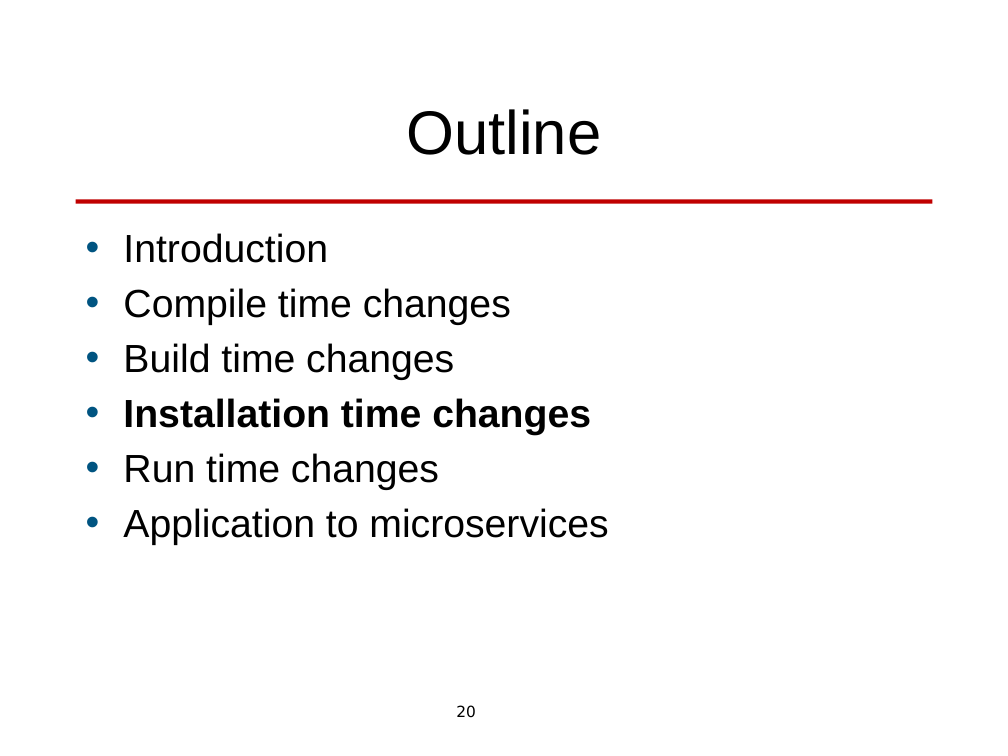
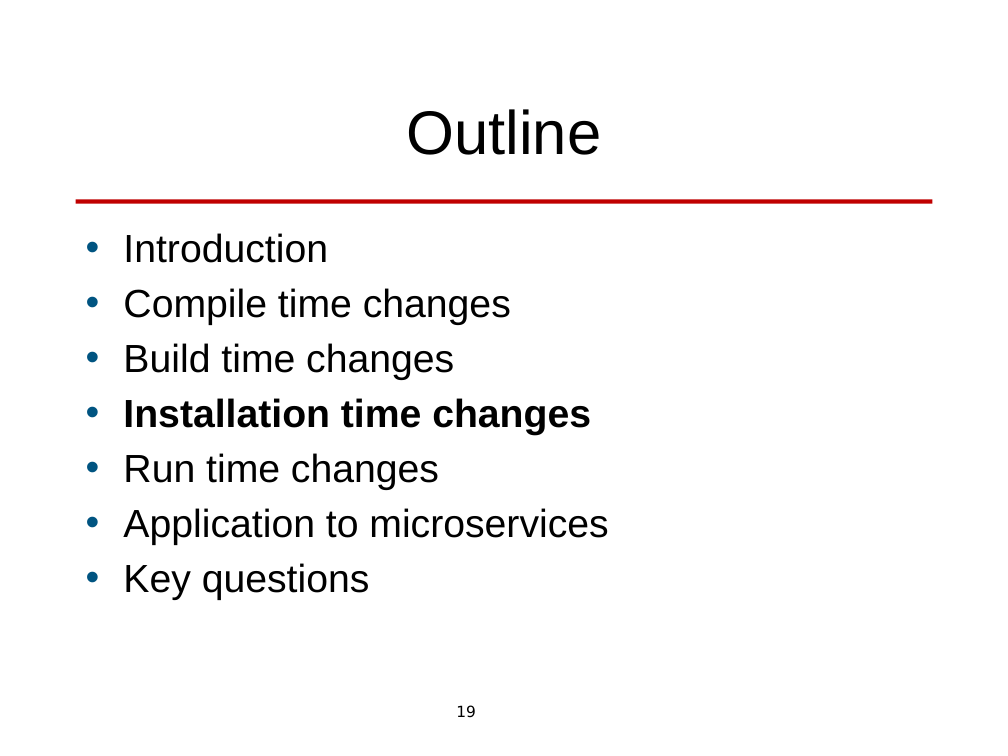
Before and after one commit to len-bass/architecture-design, a slide deck: slide 19 of modifiaibility.pptx (slide 20 before the commit). Drawn at 1008x756 pixels with LibreOffice and Linux fonts; fonts in the diff are those of the drawing; background and template pictures are left out. Boxes give left, top, right and bottom in pixels: in the first picture for what was removed or moved away, otherwise in the second. Text is boxed around its words. In the diff, an @@ line names an element or a change of style, - is before the commit and + after.

```diff
--- a/modifiaibility.pptx
+++ b/modifiaibility.pptx
@@ text at [123, 563, 370, 600]: paragraph added @@
+• Key questions
@@ page number at [456, 705, 476, 718]: text changed @@
-20
+19
```
Also in this commit, not shown: 6 other slides changed, 1 slide added, 5 other files.
